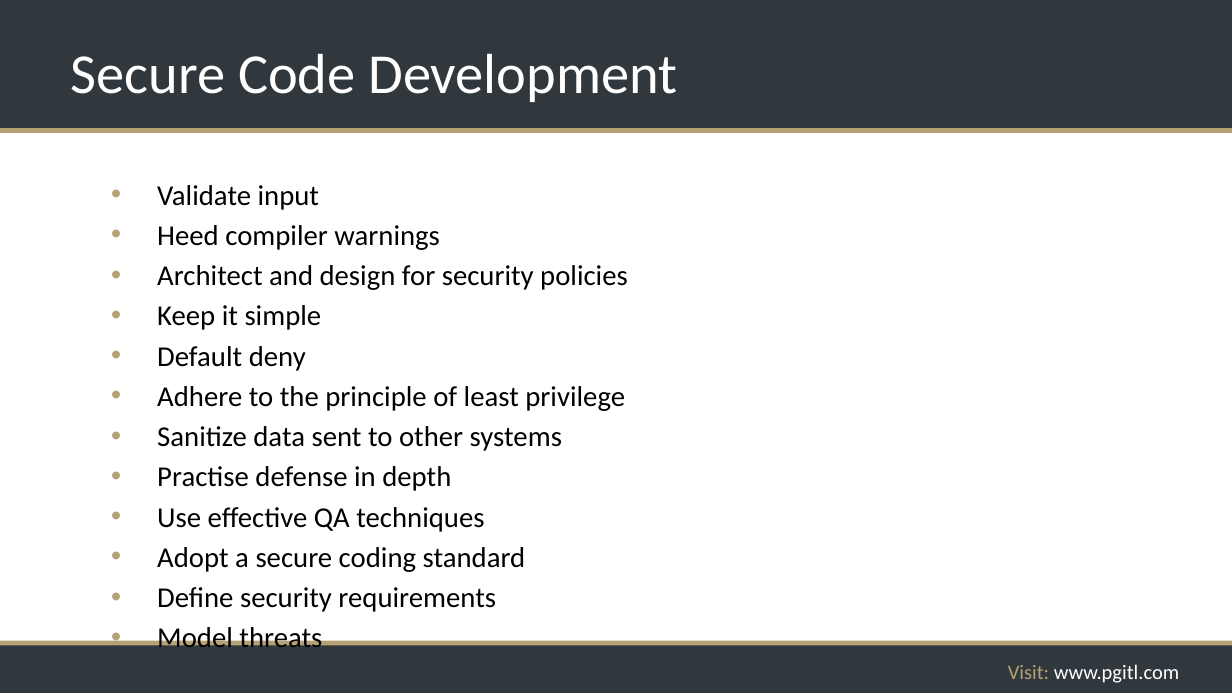
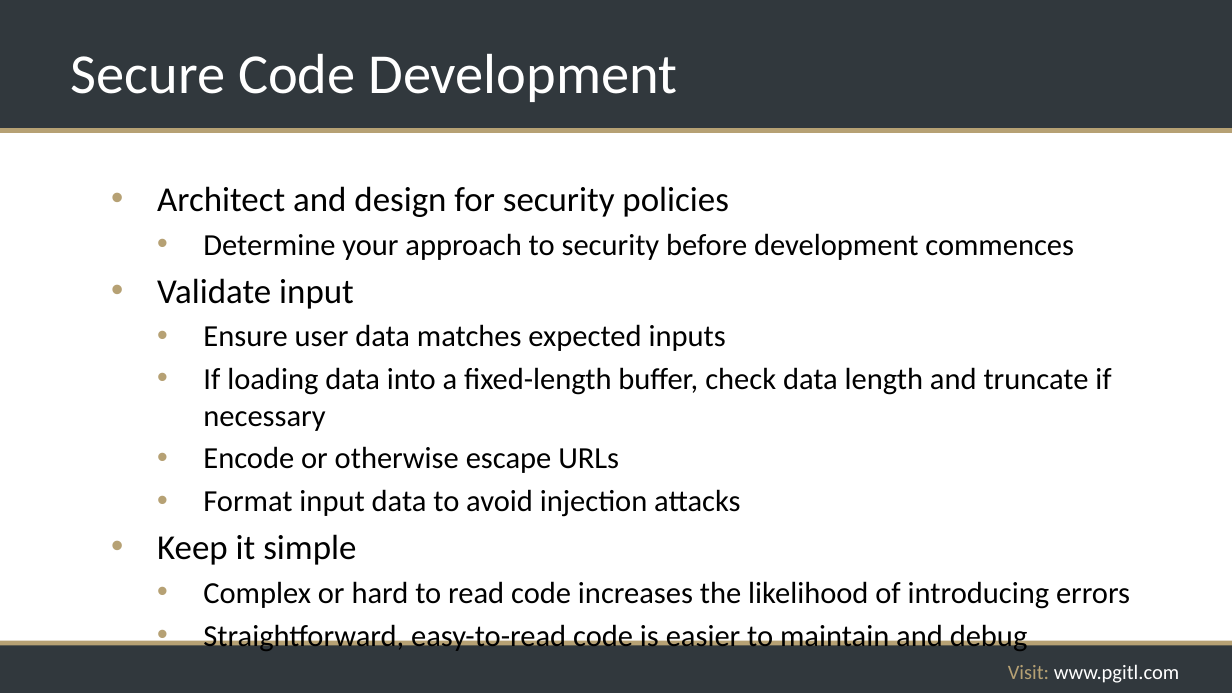
Before and after one commit to rikkouri/project-a, a slide deck: slide 193 of Programming Foundations.pptx. Drawn at 1232x693 pixels with LibreOffice and Linux fonts; fonts in the diff are those of the drawing; background and template pictures are left out. Boxes give left, top, right and bottom in pixels: in the first picture for what was removed or moved away, otherwise in the second. Text is boxed around its words. In the diff, an @@ line names an element or a change of style, - is before the commit and + after.

Commit message:
More detail on secure code development

```diff
--- a/Programming Foundations.pptx
+++ b/Programming Foundations.pptx
@@ text at box(157, 186, 1074, 260): paragraphs added @@
+• Architect and design for security policies
+  • Determine your approach to security before development commences
@@ text at box(157, 278, 356, 565): size 22.4 to 27.2 pt in "Validate input", "Keep it simple" @@
@@ text at box(203, 324, 1111, 517): text changed; size 22.4 to 23.8 pt @@
-• Heed compiler warnings
-• Architect and design for security policies
+  • Ensure user data matches expected inputs
+  • If loading data into a fixed-length buffer, check data length and truncate if necessary
+  • Encode or otherwise escape URLs
+  • Format input data to avoid injection attacks
@@ text at box(203, 581, 1130, 653): text changed; size 22.4 to 23.8 pt @@
-• Default deny
-• Adhere to the principle of least privilege
-• Sanitize data sent to other systems
-• Practise defense in depth
-• Use effective QA techniques
-• Adopt a secure coding standard
-• Define security requirements
-• Model threats
+  • Complex or hard to read code increases the likelihood of introducing errors
+  • Straightforward, easy-to-read code is easier to maintain and debug
```
Also in this commit, not shown: 1 other slide changed, 3 slides added.
